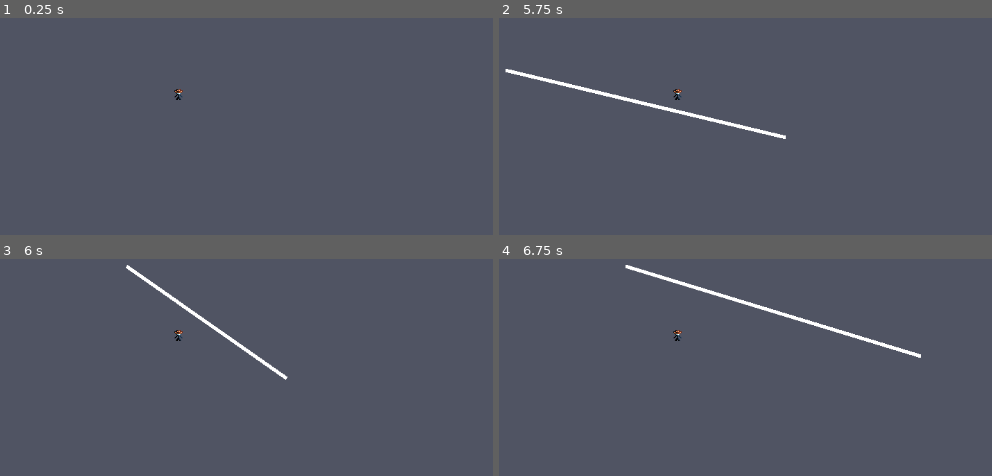
Above: before the commit, frames 1-4 (two rows, left to right).
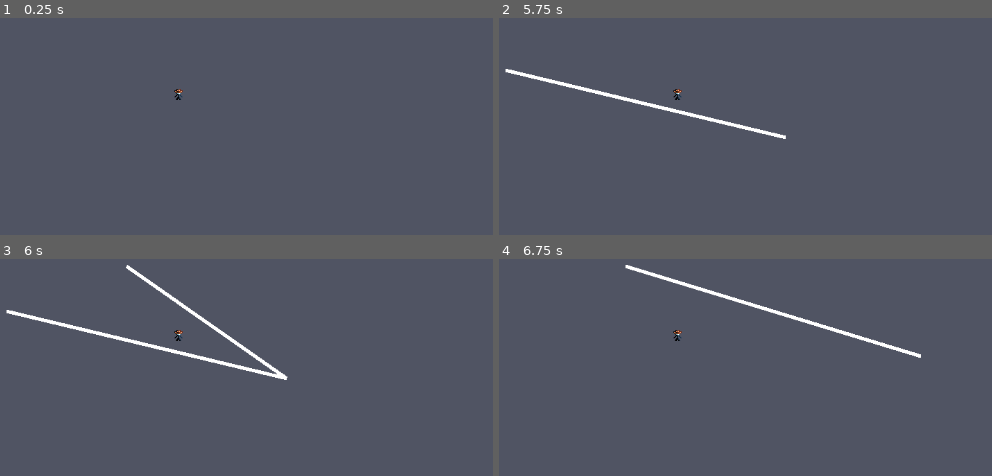
Above: after the commit, the same moments.

Repository: Jcodefox/GMTK-2025
Game: Godot game, scene res://scenes/topscenes/gameplay_topscene.tscn
Two runs of this game, one before a commit and one after it. Both use one fixed random seed, a clock stepped at 60 frames per second and the inputs below.
Inputs (mouse positions are in pixels of both pictures, inside the frame that each line leads up to):
- Up to frame 1 (0.25 s): no input
- Up to frame 2 (5.75 s): tap Enter at 0.5, 2, 3.5 s; move the mouse to (922, 115) at 0.52 s; tap Space at 1.25, 2.75, 4.25 s; move the mouse to (587, 159) at 1.27 s; move the mouse to (824, 39) at 2.02 s; move the mouse to (706, 226) at 2.77 s; move the mouse to (987, 204) at 3.52 s; move the mouse to (503, 70) at 4.27 s; move the mouse to (784, 137) at 5.02 s
- Up to frame 3 (6 s): move the mouse to (128, 265) at 5.77 s
- Up to frame 4 (6.75 s): move the mouse to (922, 356) at 6.52 s

Frames 1-2 are identical in both runs. In frame 3, 1.1% of the frame differs, in the area x 1-59%, y 23-56%; in frame 4, nothing differs.

Commit message:
Add broken lasso collision

Diff:
--- a/scenes/prefabs/lasso.tscn
+++ b/scenes/prefabs/lasso.tscn
@@ -5,3 +5,7 @@
 [node name="Lasso" type="Line2D"]
 width = 5.0
 script = ExtResource("1_vaqmv")
+
+[node name="Area2D" type="Area2D" parent="."]
+
+[node name="CollisionPolygon2D" type="CollisionPolygon2D" parent="Area2D"]
--- a/scripts/prefabs/lasso_draw_test.gd
+++ b/scripts/prefabs/lasso_draw_test.gd
@@ -1,16 +1,16 @@
 extends Line2D
 
 @export var min_length: float = 50
-@export var closed_margin: float = 5
+@export var closed_margin: float = 15
 var mouse_points: PackedVector2Array = []
 
 func _physics_process(delta: float) -> void:
 	mouse_points.push_back(get_local_mouse_position())
 	points = mouse_points
-	while _sum_distance() > 500:
+	while _sum_distance() > 700:
 		mouse_points.remove_at(0)
 	if _is_closed():
-		print("Closed")
+		$Area2D/CollisionPolygon2D.polygon = mouse_points
 
 func _sum_distance() -> float:
 	var sum: float = 0.0
@@ -36,6 +36,7 @@
 
 	for i in range(0, mouse_points.size() - 1):
 		if mouse_points[i].distance_to(mouse_points[mouse_points.size() - 1]) < closed_margin:
-			return true
+			if _inline_distance(i, mouse_points.size() - 1) > 30:
+				return true
 
 	return false
